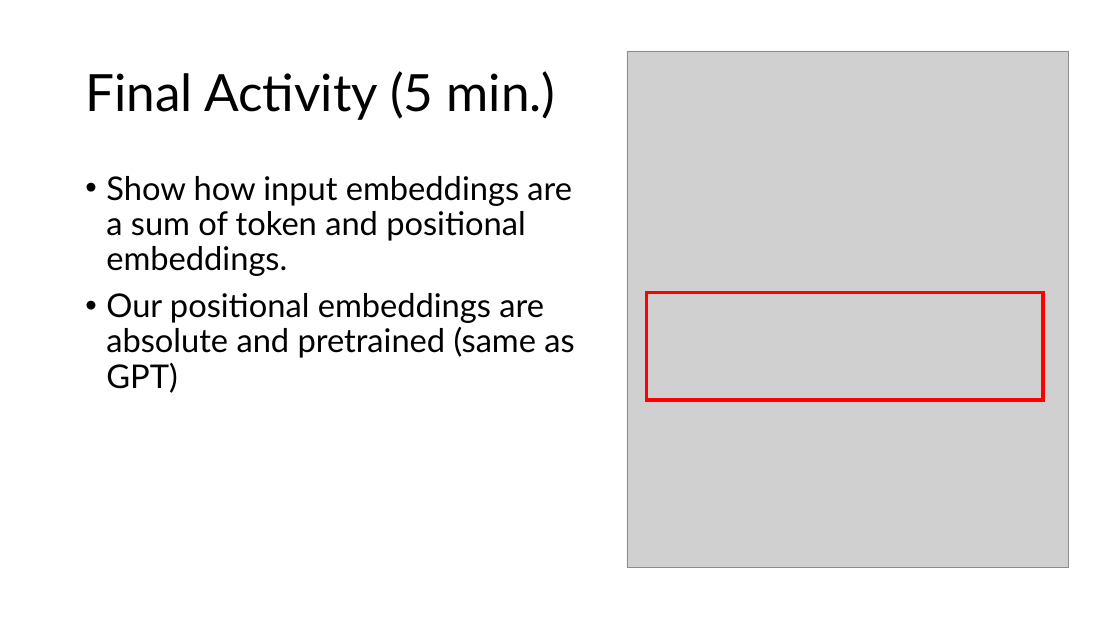
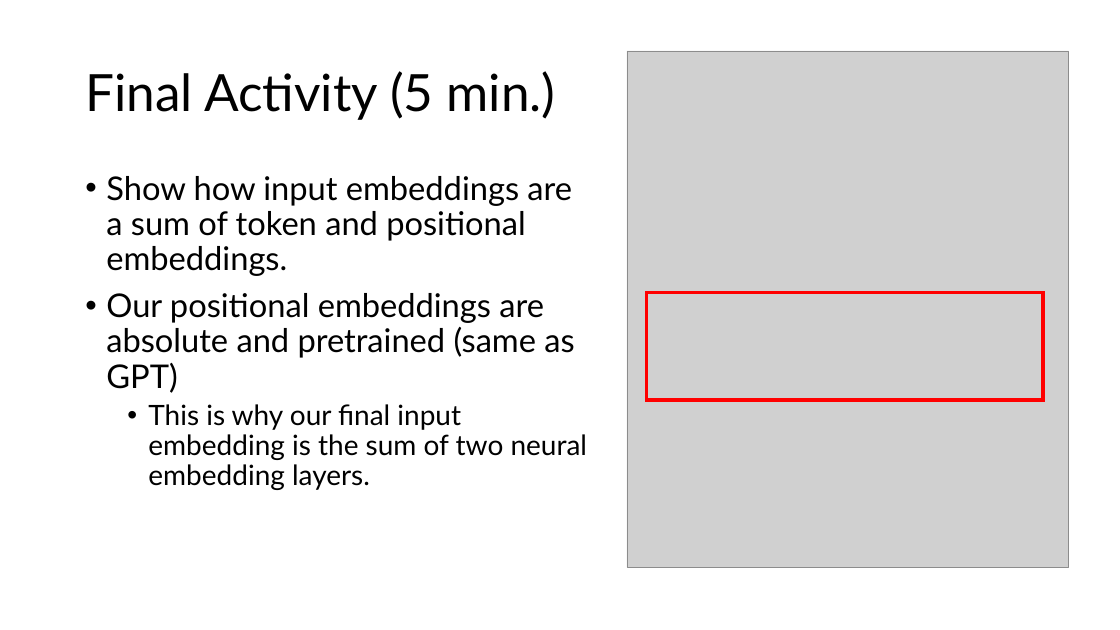
Before and after one commit to Daniel-Gong/LLM-Workshop-Materials, a slide deck: slide 33 of workshop-2-tokenization.pptx. Drawn at 1120x630 pixels with LibreOffice and Linux fonts; fonts in the diff are those of the drawing; grey boxes stand for pictures. Boxes give left, top, right and bottom in pixels: in the first picture for what was removed or moved away, otherwise in the second. Text is boxed around its words. In the diff, an @@ line names an element or a change of style, - is before the commit and + after.

Commit message:
Workshop 2: Clarify positional embeddings

```diff
--- a/workshop-2-tokenization.pptx
+++ b/workshop-2-tokenization.pptx
@@ text at [148,404,588,490]: paragraph added @@
+  • This is why our final input embedding is the sum of two neural embedding layers.
```
